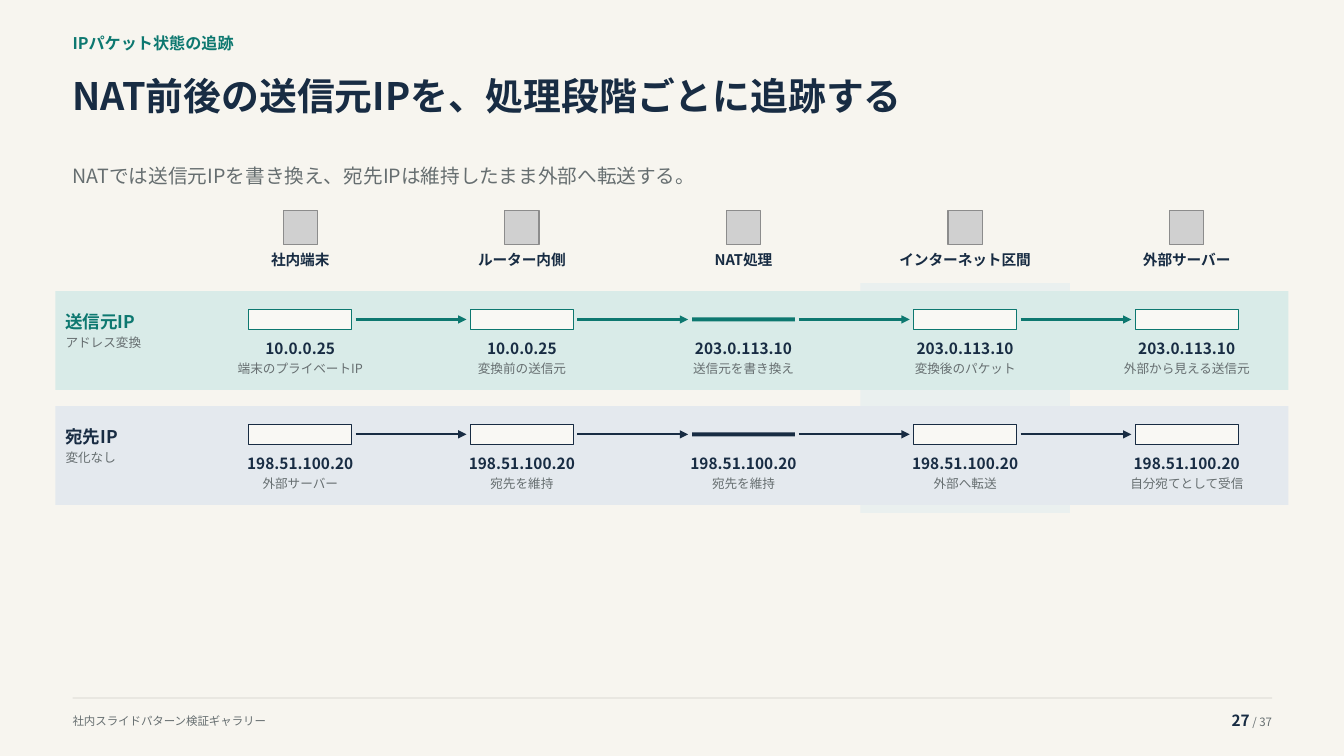
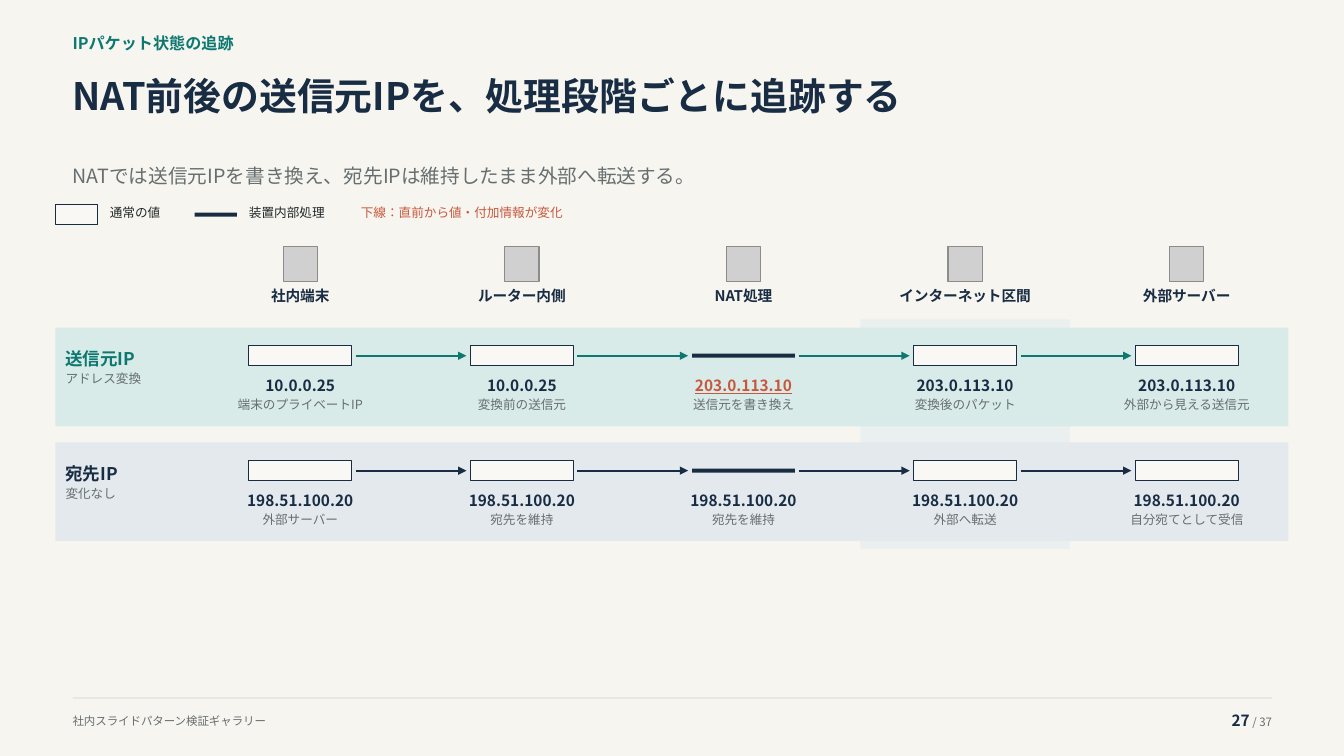
Before and after one commit to thinas1115/pptxdsl, a slide deck: slide 27 of examples/gallery/pattern_gallery.pptx. Drawn at 1344x756 pixels with LibreOffice and Linux fonts; fonts in the diff are those of the drawing; grey boxes stand for pictures. Boxes give left, top, right and bottom in pixels: in the first picture for what was removed or moved away, otherwise in the second. Text is boxed around its words. In the diff, an @@ line names an element or a change of style, - is before the commit and + after.

```diff
--- a/examples/gallery/pattern_gallery.pptx
+++ b/examples/gallery/pattern_gallery.pptx
@@ rectangle added at (55,205,98,225), fill #F9F8F4, outline #182C43 0.75 pt @@
@@ text added at (110,206,160,218), 9 pt, text #202729 @@
+通常の値
@@ text added at (249,206,325,218), 9 pt, text #202729 @@
+装置内部処理
@@ text added at (361,206,563,218), 9 pt, text #C7583E @@
+下線：直前から値・付加情報が変化
@@ rectangle added at (195,213,237,217), fill #182C43 @@
@@ rectangle at (693,354,796,358): fill #0D7870 to #182C43 @@
@@ 29 texts, 13 rectangles, 8 arrows, 5 pictures: place and size @@
-29 texts, 13 rectangles, 8 arrows, 5 pictures at (55,211,1289,513)
+29 texts, 13 rectangles, 8 arrows, 5 pictures at (55,247,1289,549)
@@ outline #0D7870 0.75 pt to #182C43 0.75 pt in 4 elements at (249,346,352,366), (471,346,574,366), (914,346,1017,366), (1135,346,1238,366) @@
@@ text "203.0.113.10" at (695,379,792,394): text colour #182C43 to #C7583E, underline on @@
```
Also in this commit, not shown: 1 other slide changed, 5 other files.
